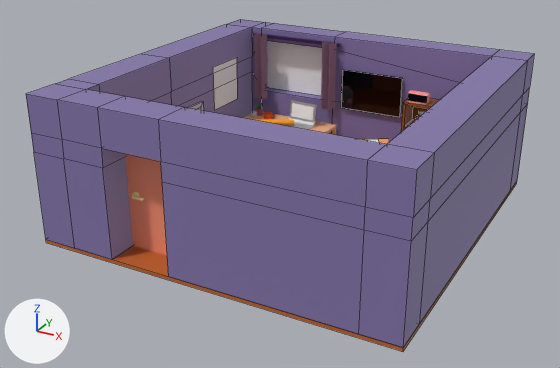
The FBX model Masque_objectif/Masque L'objectif/Assets/Asset/dontmaskthelens_scene.fbx as it was, and as the next commit left it.
The view is the same before and after, from a 50 mm camera at (9.23, -18.01, 9.6) aimed at (-0.29, -0.69, 0.94). The lights are fixed; the arrows at lower left show +X, +Y and +Z. Mesh edges are drawn as thin lines on the coarser meshes. Where no turn or scale is listed for an object, it has been applied to the vertices.

The scene before the commit, as lines of its bpy script (objects in view):
```python
me_cube_052 = bpy.data.meshes.new('Cube.052')
me_cube_052.from_pydata(...)  # 60 vertices, 58 faces; spans x -1.52..1.52, y -0.82..0.82, z -0.82..0.34
me_cube_052.materials.append(mat_table)  # beige #fbb98a
me_cube_058 = bpy.data.meshes.new('Cube.058')
me_cube_058.from_pydata(...)  # 32 vertices, 20 faces; spans x -1.1..1.0, y -0.38..0.38, z -1.25..1.25
me_cube_058.materials.append(mat_wardrobe)  # brown #955522
me_cube_078 = bpy.data.meshes.new('Cube.078')
me_cube_078.from_pydata(...)  # 28 vertices, 14 faces; spans x -1.6..1.6, y -0.3..0.05, z -2.1..0.1
# faces by material slot: [8, 6]
me_cube_078.materials.append(mat_curtain)  # purple #8c6881
me_cube_078.materials.append(mat_curtain_rail)  # dark purple #37174d
ob_curtain = bpy.data.objects.new('Curtain', me_cube_078)
ob_curtain.location = (-2.3, 4.0, 3.8)
ob_table = bpy.data.objects.new('Table', me_cube_052)
ob_table.location = (-2.3, 3.2, 0.81)
ob_wardrobe_2 = bpy.data.objects.new('Wardrobe_2', me_cube_058)
ob_wardrobe_2.location = (2.8, 3.7, 1.24)
# also in view: 'Tv' at (0.4, 4.0, 2.4); 'Walls' at (0.0, 0.0, 2.0); 'Poster_1' at (-3.98, 2.38, 2.51); 'Door' at (-1.87, -4.1, 1.5); 'Floor' at (0.0, 0.0, -0.05)
```
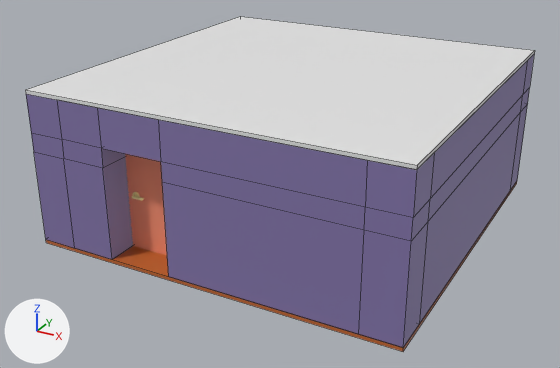
Pixel boxes (x1, y1, x2, y2) of what changed, in the pictures (560 x 368 px):
'Ceiling', added
    after: (25, 17, 535, 170)
'Tv', unchanged, covered by the edit
    before: (341, 70, 403, 117)
'Curtain', unchanged, covered by the edit
    before: (252, 32, 341, 111)
'Poster_1', unchanged, covered by the edit
    before: (213, 57, 237, 110)

Edits to the bpy script that builds the scene:
```text
Add me_plane_013:
    me_plane_013.from_pydata(...)  # a box spanning x -5.0..5.0, y -5.0..5.0, z -0.1..0.0
Add ob_ceiling:
    ob_ceiling = bpy.data.objects.new('Ceiling', me_plane_013)
    ob_ceiling.location = (0.0, 0.0, 4.1)
```
